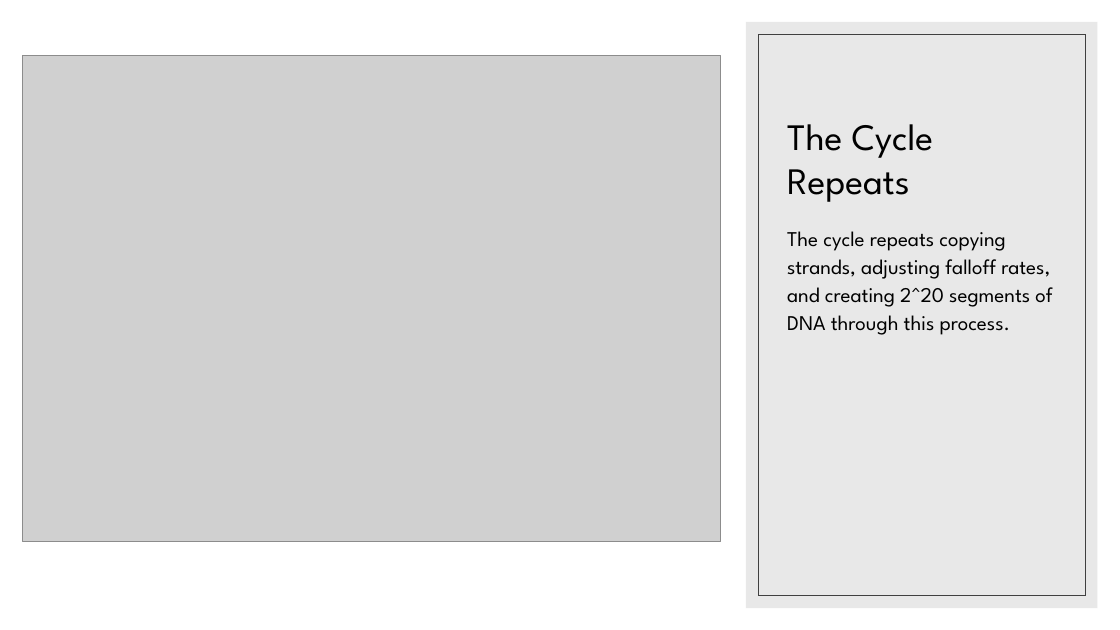
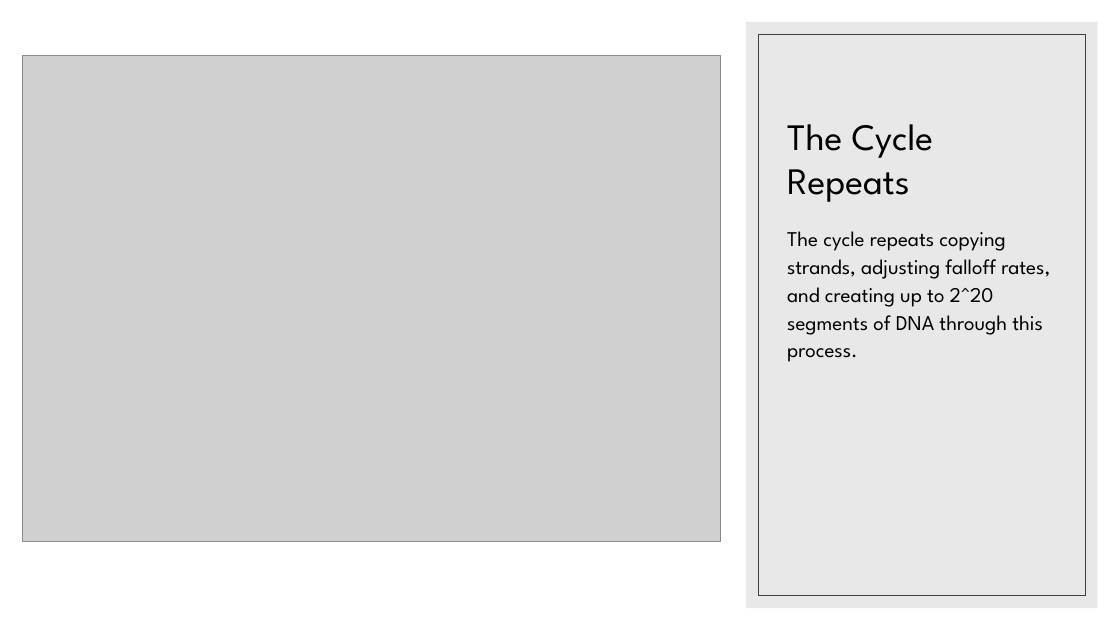
Before and after one commit to AlikanakelaKarwowski/Project-1-Group-8, a slide deck: slide 11 of PCR in Python.pptx. Drawn at 1120x630 pixels with LibreOffice and Linux fonts; fonts in the diff are those of the drawing; grey boxes stand for pictures. Boxes give left, top, right and bottom in pixels: in the first picture for what was removed or moved away, otherwise in the second. Text is boxed around its words. In the diff, an @@ line names an element or a change of style, - is before the commit and + after.

```diff
--- a/PCR in Python.pptx
+++ b/PCR in Python.pptx
@@ text at (x1=787, y1=231, x2=1050, y2=362): text changed @@
-The cycle repeats copying strands, adjusting falloff rates, and creating 2^20 segments of DNA through this process.
+The cycle repeats copying strands, adjusting falloff rates, and creating up to 2^20 segments of DNA through this process.
```
Also in this commit, not shown: 5 other slides changed, 1 slide removed.
